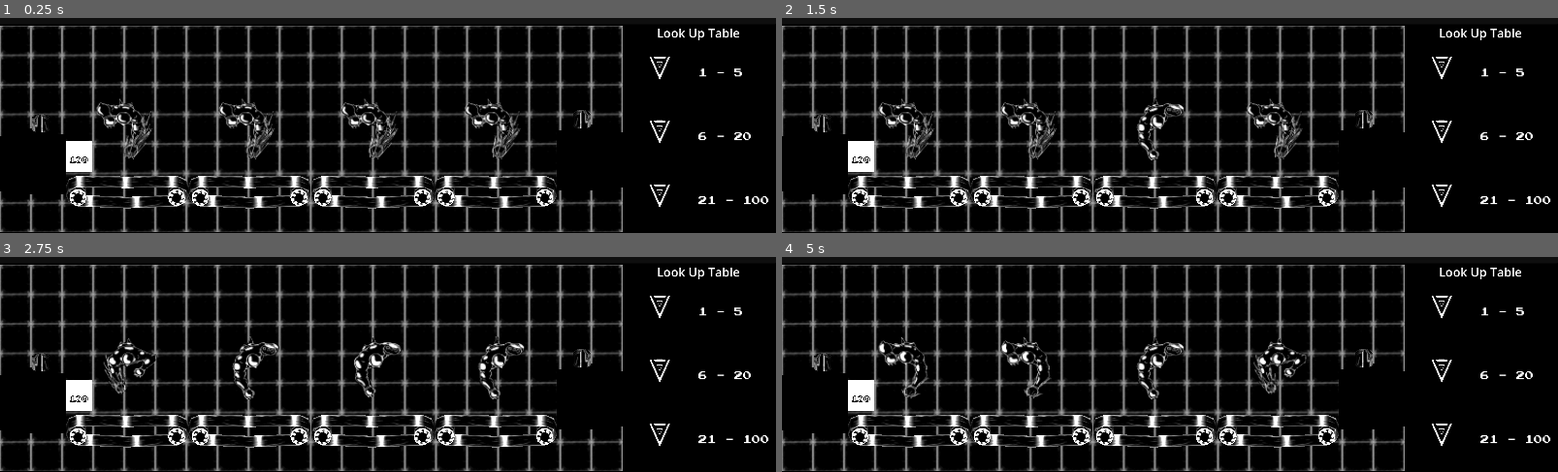
Above: before the commit, frames 1-4 (two rows, left to right).
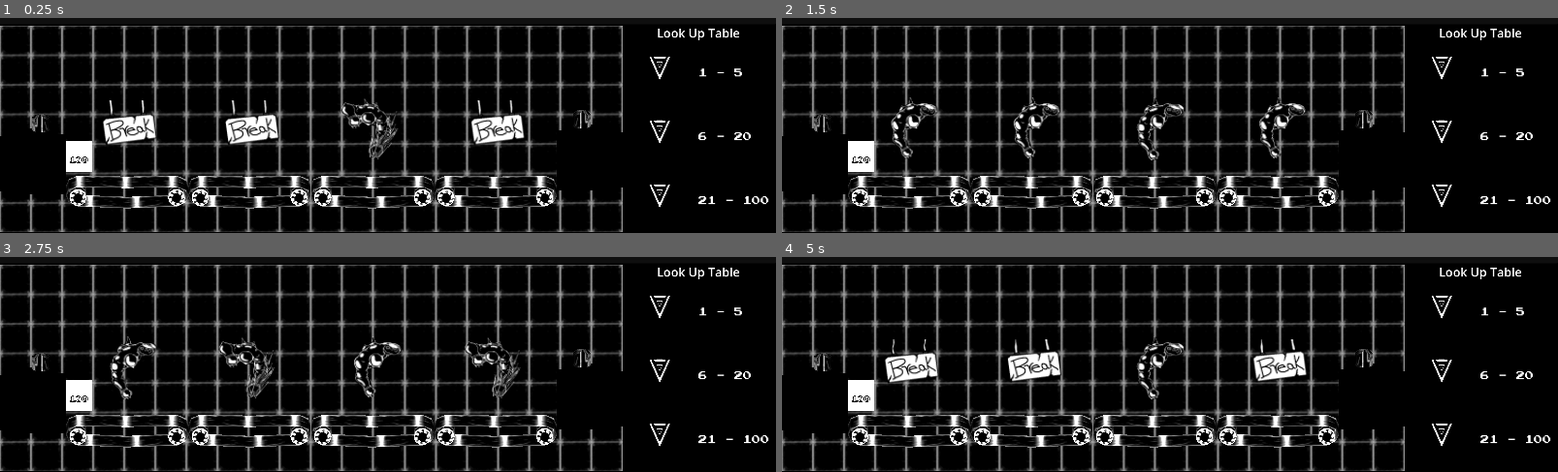
Above: after the commit, the same moments.

Repository: patches34/super-conveyor-bros
Game: Godot game, scene res://Scenes/main_level.tscn
Two runs of this game, one before a commit and one after it. Both use one fixed random seed, a clock stepped at 60 frames per second and the inputs below.
Inputs (mouse positions are in pixels of both pictures, inside the frame that each line leads up to):
- Up to frame 1 (0.25 s): no input
- Up to frame 2 (1.5 s): move the mouse to (outside the picture) at 0.52 s; hold Mouse wheel down (scroll_down) 0.53-1.28 s; move the mouse to (1014, 37) at 1.27 s; tap Mouse wheel up (scroll_up) at 1.35 s
- Up to frame 3 (2.75 s): move the mouse to (outside the picture) at 2.02 s; hold Middle mouse button (toggle_belt) from 2.03 s (still down)
- Up to frame 4 (5 s): move the mouse to (1131, 340) at 2.77 s; release Middle mouse button (toggle_belt) at 2.78 s; tap Mouse wheel down (scroll_down) at 2.85 s; move the mouse to (1402, 319) at 3.52 s; hold Mouse wheel up (scroll_up) 3.53-4.28 s; move the mouse to (outside the picture) at 4.27 s; tap Middle mouse button (toggle_belt) at 4.35 s

The runs differ from the first frame. In frame 1, 3.3% of the frame differs, in the area x 12-68%, y 37-66%; in frame 2, 2.7%; in frame 3, 2.5%; in frame 4, 3.0%.

Commit message:
simple modifications

Diff:
--- a/super-conveyor-bros/Scripts/item.gd
+++ b/super-conveyor-bros/Scripts/item.gd
@@ -39,7 +39,7 @@
 	floating.global_position = $Label3D.global_position
 	floating.global_position.y += 0.35
 
-	if health < 0:
+	if health <= 0:
 		queue_free()
 
 func _on_scroll(value):
--- a/super-conveyor-bros/Scripts/puncher.gd
+++ b/super-conveyor-bros/Scripts/puncher.gd
@@ -58,14 +58,15 @@
 		vfx_animator.position.x = 0
 
 func modify_speed(new_speed: float) -> void:
+	if new_speed == 0:
+		handle_going_away()
+		return
+
 	if state_tween:
 		state_tween.kill()
 	state_tween = get_tree().create_tween()
 	state_tween.tween_property($VFX, "speed_scale", new_speed, 0.5)
 	state_tween.tween_property($Body, "speed_scale", new_speed, 0.5)
-
-	if new_speed == 0:
-		state_tween.tween_callback(handle_going_away)
 
 func set_vfx_active(state:bool) -> void:
 	vfx_animator.visible = state
